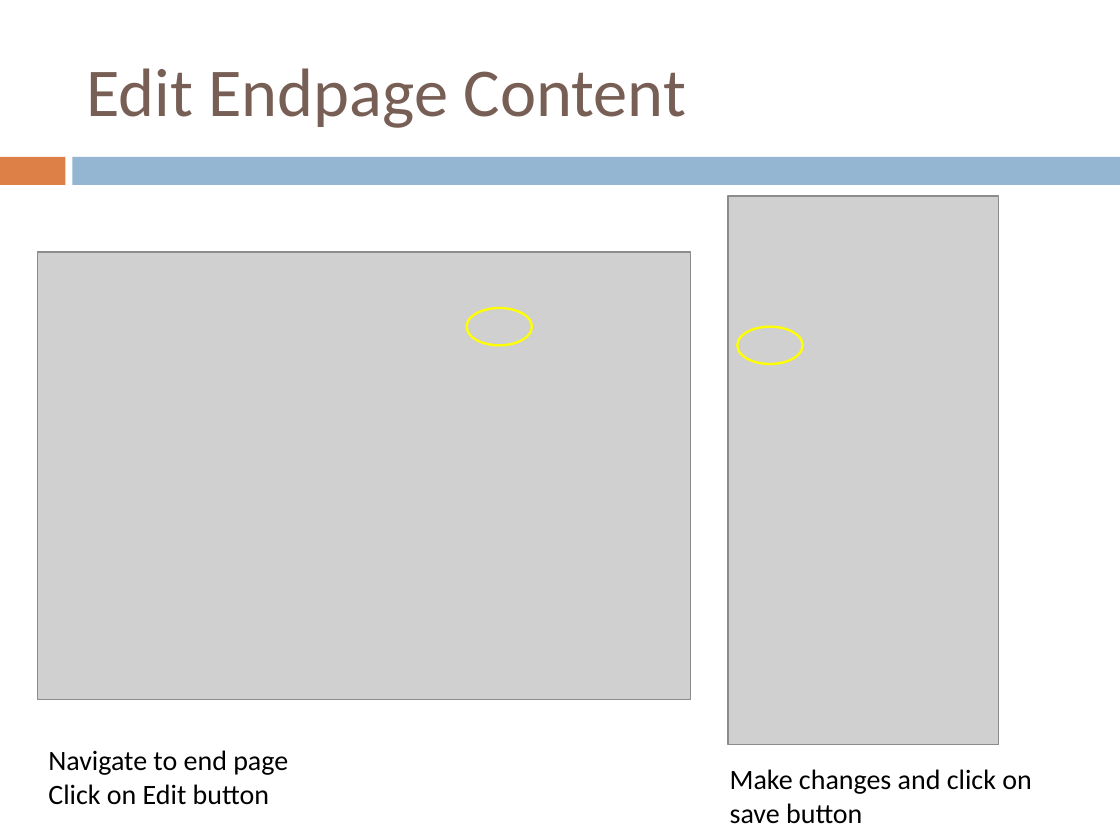
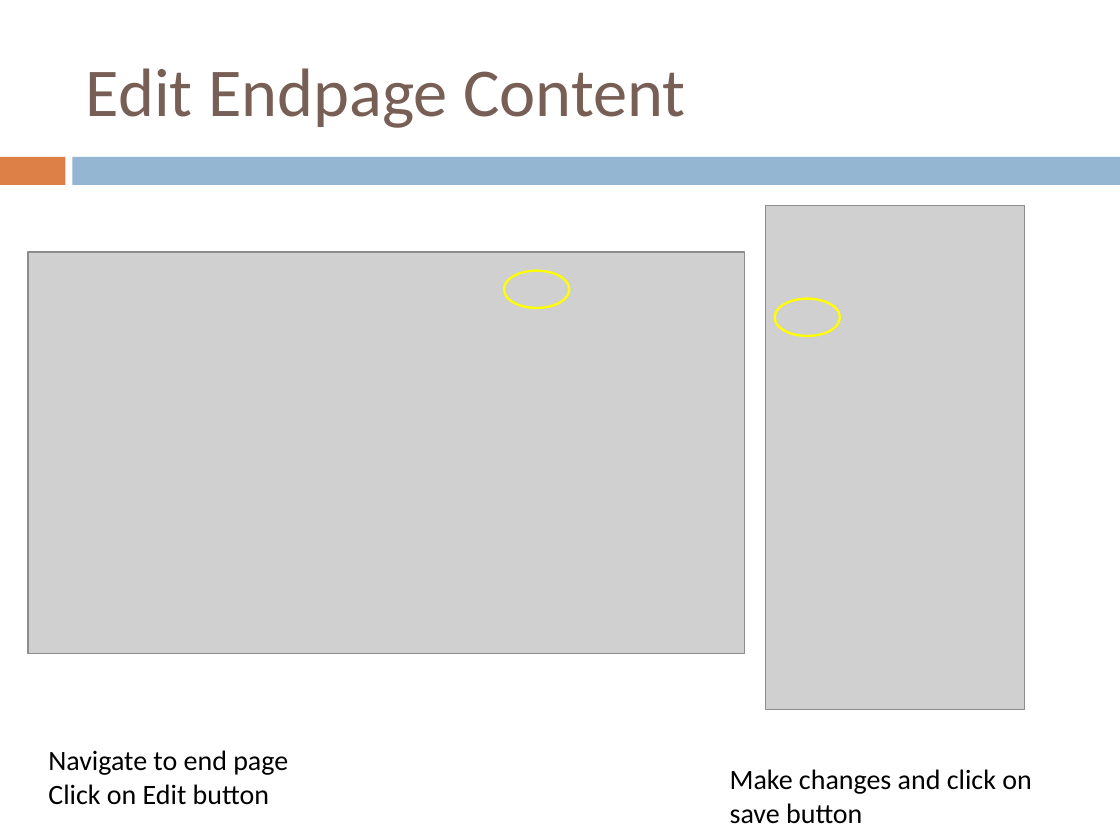
Before and after one commit to anochens/475-Pitt-Health-frontend, a slide deck: slide 6 of data-entry/Data Entry User Guide.pptx. Drawn at 1120x840 pixels with LibreOffice and Linux fonts; fonts in the diff are those of the drawing; grey boxes stand for pictures. Boxes give left, top, right and bottom in pixels: in the first picture for what was removed or moved away, otherwise in the second. Text is boxed around its words. In the diff, an @@ line names an element or a change of style, - is before the commit and + after.

```diff
--- a/data-entry/Data Entry User Guide.pptx
+++ b/data-entry/Data Entry User Guide.pptx
@@ picture resized from (x1=728, y1=196, x2=999, y2=745) to (x1=765, y1=205, x2=1024, y2=709) @@
@@ picture resized from (x1=37, y1=252, x2=690, y2=700) to (x1=28, y1=252, x2=745, y2=653) @@
@@ ellipse moved from (x1=467, y1=308, x2=532, y2=345) to (x1=504, y1=271, x2=569, y2=308) @@
@@ ellipse moved from (x1=737, y1=327, x2=802, y2=364) to (x1=775, y1=299, x2=840, y2=336) @@
```
Also in this commit, not shown: 7 other slides changed, 2 other files.
